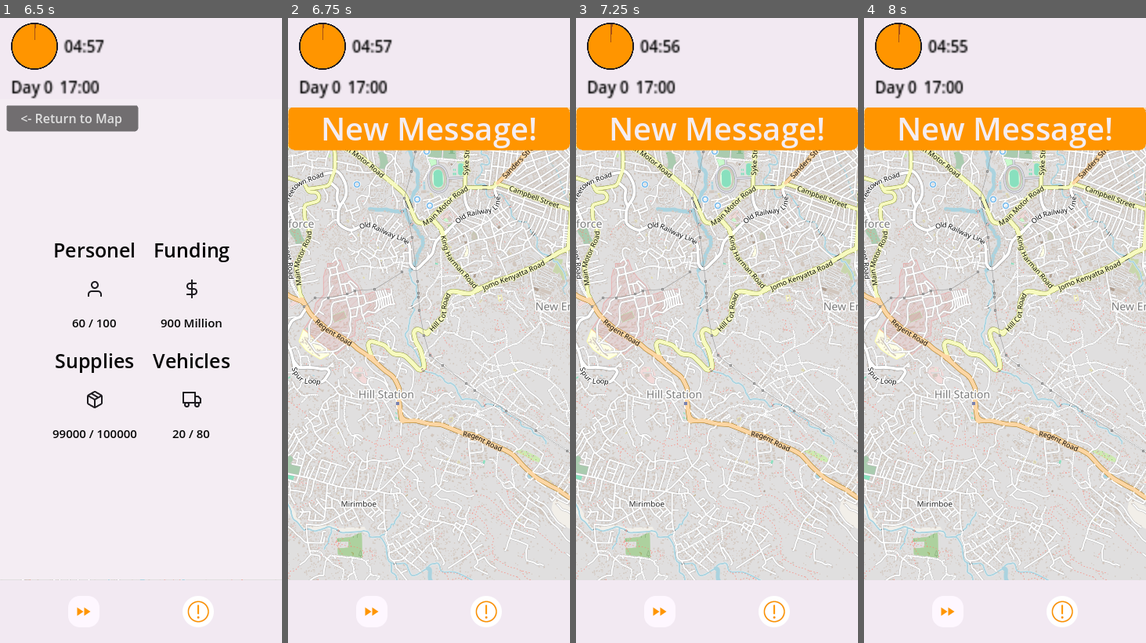
Above: before the commit, frames 1-4 (left to right).
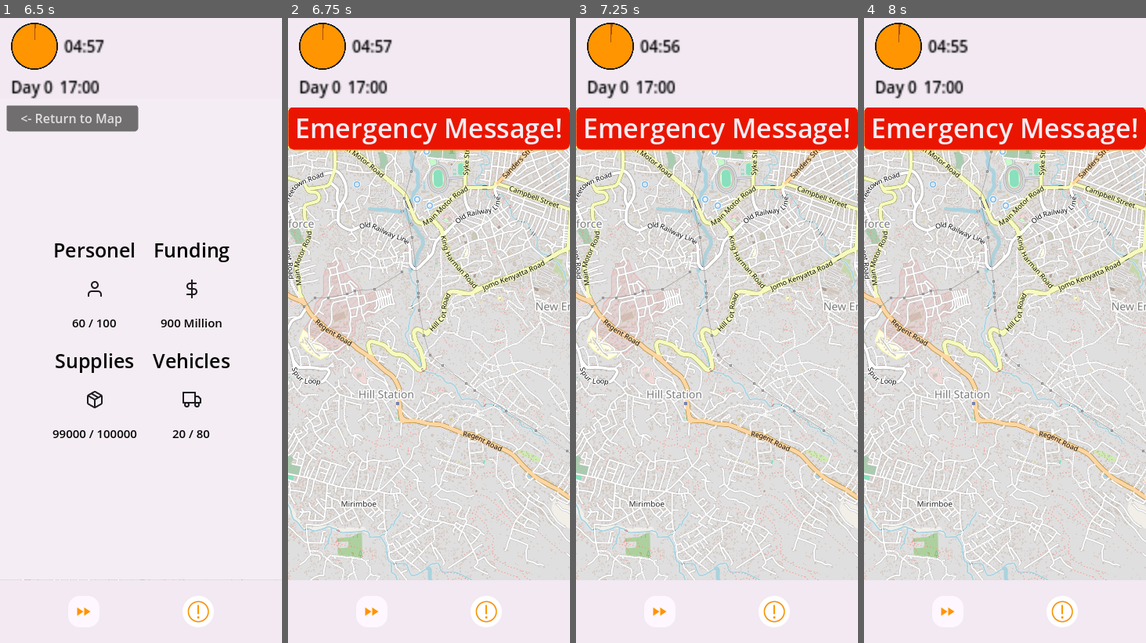
Above: after the commit, the same moments.

Repository: carabowes/Luscinia
Game: Godot game, scene res://main.tscn
Two runs of this game, one before a commit and one after it. Both use one fixed random seed, a clock stepped at 60 frames per second and the inputs below. The engine's default icon, where the game draws it, is replaced by a stand-in: a white triangle on a blue panel in a dark square.
Inputs (mouse positions are in pixels of both pictures, inside the frame that each line leads up to):
- Up to frame 1 (6.5 s): click "New Message!" at 0.5 s; click "Theres been an earthquake in …" at 1.25 s; click (84, 611) at 2 s; click "New Message!" at 2.75 s; click (84, 611) at 3.5 s; click (197, 611) at 4.25 s; click "Yes, we will send a full resp…" at 5 s; click "New Message!" (after the commit: "Emergency Message!") at 5.75 s
- Up to frame 2 (6.75 s): click "<- Return to Map" at 6.5 s
- Up to frame 3 (7.25 s): no input
- Up to frame 4 (8 s): tap Enter at 7.25 s; drag from (880, 30) to (1033, 193) at 7.27 s

Frame 1 is identical in both runs. In frame 2, 6.6% of the frame differs, in the area x 0-100%, y 14-22%; in frame 3, 6.6%; in frame 4, 6.6%.

Commit message:
Random Tasks System Completed. Ref #55
- Added new resources for random task messages and responses
- Added functionality in message_board_control.gd to show random tasks.
- Added a new color scheme for the random task alert button.

Notes: Random tasks can be added by adding to the array called random_task_data inside message_manager.

Diff:
--- a/luscinia/Nodes/task_data/message_earthquake.tres
+++ b/luscinia/Nodes/task_data/earthquake/message_earthquake.tres
@@ -3,8 +3,8 @@
 [ext_resource type="Script" path="res://Scripts/Resources/prerequisite.gd" id="1_rm0d1"]
 [ext_resource type="Script" path="res://Scripts/Resources/response.gd" id="2_ltmve"]
 [ext_resource type="Script" path="res://Scripts/Resources/message.gd" id="3_pyrkd"]
-[ext_resource type="Resource" uid="uid://bge6mxdj0wv7w" path="res://Nodes/task_data/earthquake_task_full.tres" id="3_x0wr0"]
-[ext_resource type="Resource" uid="uid://g2w6g2nhqskk" path="res://Nodes/task_data/earthquake_task_half.tres" id="4_sqv1u"]
+[ext_resource type="Resource" uid="uid://bge6mxdj0wv7w" path="res://Nodes/task_data/earthquake/earthquake_task_full.tres" id="3_x0wr0"]
+[ext_resource type="Resource" uid="uid://g2w6g2nhqskk" path="res://Nodes/task_data/earthquake/earthquake_task_half.tres" id="4_sqv1u"]
 [ext_resource type="Resource" uid="uid://ch08t6jpxmul4" path="res://Nodes/task_data/government.tres" id="6_iusj1"]
 
 [sub_resource type="Resource" id="Resource_sd1qi"]
--- a/luscinia/Nodes/task_data/message_contact.tres
+++ b/luscinia/Nodes/task_data/establish_contact/message_contact.tres
@@ -2,8 +2,8 @@
 
 [ext_resource type="Script" path="res://Scripts/Resources/prerequisite.gd" id="1_25c66"]
 [ext_resource type="Script" path="res://Scripts/Resources/response.gd" id="2_4b81d"]
-[ext_resource type="Resource" uid="uid://babufylhko70r" path="res://Nodes/task_data/establish_contact_full.tres" id="3_tym43"]
-[ext_resource type="Resource" uid="uid://qnhpmtjq4dwq" path="res://Nodes/task_data/establish_contact_half.tres" id="4_gk0pg"]
+[ext_resource type="Resource" uid="uid://babufylhko70r" path="res://Nodes/task_data/establish_contact/establish_contact_full.tres" id="3_tym43"]
+[ext_resource type="Resource" uid="uid://qnhpmtjq4dwq" path="res://Nodes/task_data/establish_contact/establish_contact_half.tres" id="4_gk0pg"]
 [ext_resource type="Script" path="res://Scripts/Resources/message.gd" id="5_fxqfx"]
 [ext_resource type="Script" path="res://Scripts/Resources/event_effect.gd" id="5_xlhqo"]
 [ext_resource type="Script" path="res://Scripts/Resources/task_data.gd" id="6_w0hgi"]
--- a/luscinia/Nodes/task_data/random_task_1.tres
+++ /dev/null
@@ -1,25 +0,0 @@
-[gd_resource type="Resource" script_class="TaskData" load_steps=4 format=3 uid="uid://bm3ouav22634k"]
-
-[ext_resource type="Script" path="res://Scripts/Resources/event_effect.gd" id="1_owwee"]
-[ext_resource type="Texture2D" uid="uid://chgb1pq7fpd4c" path="res://Sprites/UI/Truck.png" id="2_3vt1m"]
-[ext_resource type="Script" path="res://Scripts/Resources/task_data.gd" id="3_udmot"]
-
-[resource]
-script = ExtResource("3_udmot")
-task_id = -50
-name = "Earthquake Response Team"
-icon = ExtResource("2_3vt1m")
-start_location = Vector2(550, 400)
-end_location = Vector2(1000, 1000)
-resources_required = {
-"funds": 100,
-"people": 40,
-"supplies": 1000,
-"vehicles": 60
-}
-resources_gained = {
-"people": 40,
-"vehicles": 60
-}
-expected_completion_time = 8
-effects_of_random_events = Array[ExtResource("1_owwee")]([])
--- /dev/null
+++ b/luscinia/Nodes/task_data/random_tasks/contact_ver/rand_establish_contact_full.tres
@@ -0,0 +1,25 @@
+[gd_resource type="Resource" script_class="TaskData" load_steps=4 format=3 uid="uid://b7c850m0hujws"]
+
+[ext_resource type="Script" path="res://Scripts/Resources/event_effect.gd" id="1_vmqfr"]
+[ext_resource type="Texture2D" uid="uid://c863dc1kr3gcq" path="res://Sprites/UI/godotTaskIcon.png" id="2_45ayp"]
+[ext_resource type="Script" path="res://Scripts/Resources/task_data.gd" id="3_ojlq4"]
+
+[resource]
+script = ExtResource("3_ojlq4")
+task_id = 0
+name = "Establishing Contact with Villages"
+icon = ExtResource("2_45ayp")
+start_location = Vector2(800, 600)
+end_location = Vector2(1000, 400)
+resources_required = {
+"funds": 100,
+"people": 40,
+"supplies": 1000,
+"vehicles": 60
+}
+resources_gained = {
+"people": 40,
+"vehicles": 60
+}
+expected_completion_time = 8
+effects_of_random_events = Array[ExtResource("1_vmqfr")]([])
--- /dev/null
+++ b/luscinia/Nodes/task_data/random_tasks/contact_ver/rand_establish_contact_half.tres
@@ -0,0 +1,25 @@
+[gd_resource type="Resource" script_class="TaskData" load_steps=4 format=3 uid="uid://wue0s80lj0v6"]
+
+[ext_resource type="Script" path="res://Scripts/Resources/event_effect.gd" id="1_dtb32"]
+[ext_resource type="Texture2D" uid="uid://c863dc1kr3gcq" path="res://Sprites/UI/godotTaskIcon.png" id="2_xreco"]
+[ext_resource type="Script" path="res://Scripts/Resources/task_data.gd" id="3_rsmxs"]
+
+[resource]
+script = ExtResource("3_rsmxs")
+task_id = 2
+name = "Establishing Contact with Villages"
+icon = ExtResource("2_xreco")
+start_location = Vector2(1800, 1400)
+end_location = Vector2(1600, 1300)
+resources_required = {
+"funds": 25,
+"people": 10,
+"supplies": 250,
+"vehicles": 15
+}
+resources_gained = {
+"people": 10,
+"vehicles": 15
+}
+expected_completion_time = 16
+effects_of_random_events = Array[ExtResource("1_dtb32")]([])
--- /dev/null
+++ b/luscinia/Nodes/task_data/random_tasks/contact_ver/rand_message_contact.tres
@@ -0,0 +1,49 @@
+[gd_resource type="Resource" script_class="Message" load_steps=13 format=3 uid="uid://b1c14ke0e8om5"]
+
+[ext_resource type="Script" path="res://Scripts/Resources/prerequisite.gd" id="1_t37qc"]
+[ext_resource type="Script" path="res://Scripts/Resources/response.gd" id="2_q6ylw"]
+[ext_resource type="Resource" uid="uid://b7c850m0hujws" path="res://Nodes/task_data/random_tasks/contact_ver/rand_establish_contact_full.tres" id="3_nhlbg"]
+[ext_resource type="Resource" uid="uid://wue0s80lj0v6" path="res://Nodes/task_data/random_tasks/contact_ver/rand_establish_contact_half.tres" id="4_uaijw"]
+[ext_resource type="Script" path="res://Scripts/Resources/event_effect.gd" id="5_i7fxg"]
+[ext_resource type="Script" path="res://Scripts/Resources/task_data.gd" id="6_3kykk"]
+[ext_resource type="Script" path="res://Scripts/Resources/message.gd" id="7_cwd26"]
+[ext_resource type="Resource" uid="uid://ba5osymta3t6u" path="res://Nodes/task_data/emergencyline.tres" id="8_u3tfo"]
+
+[sub_resource type="Resource" id="Resource_1u5v2"]
+script = ExtResource("2_q6ylw")
+response_text = "okay"
+relationship_change = 0.0
+task = ExtResource("3_nhlbg")
+
+[sub_resource type="Resource" id="Resource_yyyp4"]
+script = ExtResource("2_q6ylw")
+response_text = "eeerm"
+relationship_change = 0.0
+task = ExtResource("4_uaijw")
+
+[sub_resource type="Resource" id="Resource_fyfam"]
+script = ExtResource("6_3kykk")
+task_id = 0
+name = ""
+start_location = Vector2(-1000, -1000)
+end_location = Vector2(-1000, -1000)
+resources_required = {}
+resources_gained = {}
+expected_completion_time = 0
+effects_of_random_events = Array[ExtResource("5_i7fxg")]([])
+
+[sub_resource type="Resource" id="Resource_xt23u"]
+script = ExtResource("2_q6ylw")
+response_text = "nah"
+relationship_change = 0.0
+task = SubResource("Resource_fyfam")
+
+[resource]
+script = ExtResource("7_cwd26")
+message = "test lets contact the pepo"
+responses = Array[ExtResource("2_q6ylw")]([SubResource("Resource_1u5v2"), SubResource("Resource_yyyp4"), SubResource("Resource_xt23u")])
+sender = ExtResource("8_u3tfo")
+prerequisites = Array[ExtResource("1_t37qc")]([])
+antirequisites = Array[ExtResource("1_t37qc")]([])
+turns_to_answer = 0
+is_repeatable = false
--- /dev/null
+++ b/luscinia/Nodes/task_data/random_tasks/earthquake ver/rand_earthquake_task_full.tres
@@ -0,0 +1,25 @@
+[gd_resource type="Resource" script_class="TaskData" load_steps=4 format=3 uid="uid://cgle5uiokvu4r"]
+
+[ext_resource type="Script" path="res://Scripts/Resources/event_effect.gd" id="1_1wtpg"]
+[ext_resource type="Texture2D" uid="uid://chgb1pq7fpd4c" path="res://Sprites/UI/Truck.png" id="2_480n2"]
+[ext_resource type="Script" path="res://Scripts/Resources/task_data.gd" id="3_pktr2"]
+
+[resource]
+script = ExtResource("3_pktr2")
+task_id = -50
+name = "Earthquake Response Team"
+icon = ExtResource("2_480n2")
+start_location = Vector2(800, 600)
+end_location = Vector2(1000, 1000)
+resources_required = {
+"funds": 100,
+"people": 40,
+"supplies": 1000,
+"vehicles": 60
+}
+resources_gained = {
+"people": 40,
+"vehicles": 60
+}
+expected_completion_time = 8
+effects_of_random_events = Array[ExtResource("1_1wtpg")]([])
--- /dev/null
+++ b/luscinia/Nodes/task_data/random_tasks/earthquake ver/rand_earthquake_task_half.tres
@@ -0,0 +1,25 @@
+[gd_resource type="Resource" script_class="TaskData" load_steps=4 format=3 uid="uid://co5c42hbbpbd4"]
+
+[ext_resource type="Script" path="res://Scripts/Resources/event_effect.gd" id="1_cgd6v"]
+[ext_resource type="Texture2D" uid="uid://chgb1pq7fpd4c" path="res://Sprites/UI/Truck.png" id="2_q8ffe"]
+[ext_resource type="Script" path="res://Scripts/Resources/task_data.gd" id="3_mqasb"]
+
+[resource]
+script = ExtResource("3_mqasb")
+task_id = 0
+name = "Small Earthquake Response"
+icon = ExtResource("2_q8ffe")
+start_location = Vector2(800, 600)
+end_location = Vector2(1000, 1000)
+resources_required = {
+"funds": 50,
+"people": 20,
+"supplies": 500,
+"vehicles": 30
+}
+resources_gained = {
+"people": 20,
+"vehicles": 30
+}
+expected_completion_time = 6
+effects_of_random_events = Array[ExtResource("1_cgd6v")]([])
--- /dev/null
+++ b/luscinia/Nodes/task_data/random_tasks/earthquake ver/rand_message_earthquake.tres
@@ -0,0 +1,30 @@
+[gd_resource type="Resource" script_class="Message" load_steps=9 format=3 uid="uid://lsw710x715mw"]
+
+[ext_resource type="Script" path="res://Scripts/Resources/prerequisite.gd" id="1_ijeum"]
+[ext_resource type="Script" path="res://Scripts/Resources/response.gd" id="2_xktb4"]
+[ext_resource type="Resource" uid="uid://cgle5uiokvu4r" path="res://Nodes/task_data/random_tasks/earthquake ver/rand_earthquake_task_full.tres" id="3_k6041"]
+[ext_resource type="Resource" uid="uid://co5c42hbbpbd4" path="res://Nodes/task_data/random_tasks/earthquake ver/rand_earthquake_task_half.tres" id="4_olejh"]
+[ext_resource type="Script" path="res://Scripts/Resources/message.gd" id="5_ae7fv"]
+[ext_resource type="Resource" uid="uid://ba5osymta3t6u" path="res://Nodes/task_data/emergencyline.tres" id="6_f3jfb"]
+
+[sub_resource type="Resource" id="Resource_sd1qi"]
+script = ExtResource("2_xktb4")
+response_text = "sure"
+relationship_change = 50.0
+task = ExtResource("3_k6041")
+
+[sub_resource type="Resource" id="Resource_esow4"]
+script = ExtResource("2_xktb4")
+response_text = "mayhaps"
+relationship_change = -50.0
+task = ExtResource("4_olejh")
+
+[resource]
+script = ExtResource("5_ae7fv")
+message = "test earthquake rand task 1"
+responses = Array[ExtResource("2_xktb4")]([SubResource("Resource_sd1qi"), SubResource("Resource_esow4")])
+sender = ExtResource("6_f3jfb")
+prerequisites = Array[ExtResource("1_ijeum")]([])
+antirequisites = Array[ExtResource("1_ijeum")]([])
+turns_to_answer = 0
+is_repeatable = false
--- a/luscinia/Nodes/task_data/testRanomTask.tres
+++ /dev/null
@@ -1,49 +0,0 @@
-[gd_resource type="Resource" script_class="Message" load_steps=13 format=3 uid="uid://bmkrahavp30eu"]
-
-[ext_resource type="Script" path="res://Scripts/Resources/prerequisite.gd" id="1_ygoo5"]
-[ext_resource type="Script" path="res://Scripts/Resources/response.gd" id="2_iuo4p"]
-[ext_resource type="Resource" uid="uid://babufylhko70r" path="res://Nodes/task_data/establish_contact_full.tres" id="3_27u3r"]
-[ext_resource type="Resource" uid="uid://qnhpmtjq4dwq" path="res://Nodes/task_data/establish_contact_half.tres" id="4_u3y14"]
-[ext_resource type="Script" path="res://Scripts/Resources/event_effect.gd" id="5_xpjhu"]
-[ext_resource type="Script" path="res://Scripts/Resources/task_data.gd" id="6_k50d3"]
-[ext_resource type="Script" path="res://Scripts/Resources/message.gd" id="7_qsp6q"]
-[ext_resource type="Resource" uid="uid://ba5osymta3t6u" path="res://Nodes/task_data/emergencyline.tres" id="8_5tpgg"]
-
-[sub_resource type="Resource" id="Resource_1u5v2"]
-script = ExtResource("2_iuo4p")
-response_text = "Great idea, we should priorities this."
-relationship_change = 0.0
-task = ExtResource("3_27u3r")
-
-[sub_resource type="Resource" id="Resource_yyyp4"]
-script = ExtResource("2_iuo4p")
-response_text = "It's not too important at the moment, we can still send a small team though."
-relationship_change = 0.0
-task = ExtResource("4_u3y14")
-
-[sub_resource type="Resource" id="Resource_fyfam"]
-script = ExtResource("6_k50d3")
-task_id = 0
-name = ""
-start_location = Vector2(-1000, -1000)
-end_location = Vector2(-1000, -1000)
-resources_required = {}
-resources_gained = {}
-expected_completion_time = 0
-effects_of_random_events = Array[ExtResource("5_xpjhu")]([])
-
-[sub_resource type="Resource" id="Resource_xt23u"]
-script = ExtResource("2_iuo4p")
-response_text = "No. We can't afford that at the moment."
-relationship_change = 0.0
-task = SubResource("Resource_fyfam")
-
-[resource]
-script = ExtResource("7_qsp6q")
-message = "This is a test random task"
-responses = Array[ExtResource("2_iuo4p")]([SubResource("Resource_1u5v2"), SubResource("Resource_yyyp4"), SubResource("Resource_xt23u")])
-sender = ExtResource("8_5tpgg")
-prerequisites = Array[ExtResource("1_ygoo5")]([])
-antirequisites = Array[ExtResource("1_ygoo5")]([])
-turns_to_answer = 0
-is_repeatable = false
--- a/luscinia/Scenes/task-assignment.tscn
+++ b/luscinia/Scenes/task-assignment.tscn
@@ -1,9 +1,10 @@
-[gd_scene load_steps=3 format=3 uid="uid://bnodjjjy3hdxo"]
+[gd_scene load_steps=4 format=3 uid="uid://bnodjjjy3hdxo"]
 
 [ext_resource type="Script" path="res://Scripts/task_message/message_manager.gd" id="1_oq8wo"]
 [ext_resource type="Theme" uid="uid://bau28uma7h4s8" path="res://Sprites/UI/themes/details_page_theme.tres" id="2_fxeco"]
+[ext_resource type="Theme" uid="uid://bonv4v700npuf" path="res://Sprites/UI/themes/details_page_theme_var2.tres" id="3_6ukax"]
 
-[node name="messenger" type="Control" node_paths=PackedStringArray("message_notif_button")]
+[node name="messenger" type="Control" node_paths=PackedStringArray("message_notif_button", "rand_notif_button")]
 layout_mode = 3
 anchors_preset = 15
 anchor_right = 1.0
@@ -13,8 +14,10 @@
 grow_vertical = 2
 script = ExtResource("1_oq8wo")
 message_notif_button = NodePath("Button")
+rand_notif_button = NodePath("Button2")
 
 [node name="Button" type="Button" parent="."]
+visible = false
 layout_mode = 1
 anchors_preset = -1
 anchor_right = 1.0
@@ -23,3 +26,14 @@
 theme = ExtResource("2_fxeco")
 theme_override_font_sizes/font_size = 40
 text = "New Message!"
+
+[node name="Button2" type="Button" parent="."]
+visible = false
+layout_mode = 1
+anchors_preset = -1
+anchor_right = 1.0
+anchor_bottom = 0.062
+offset_bottom = 51.528
+theme = ExtResource("3_6ukax")
+theme_override_font_sizes/font_size = 34
+text = "Emergency Message!"
--- a/luscinia/Scripts/task_message/message_board_control.gd
+++ b/luscinia/Scripts/task_message/message_board_control.gd
@@ -3,7 +3,6 @@
 
 @export var message_box : VBoxContainer
 @export var response_box : VBoxContainer
-@export var random_task_messages : Array[Message]
 var map : MapTasks # this bit is a bit janky
 var text_message_prefab = preload("res://Nodes/task_message_buttons/text_message.tscn")
 var response_button_prefab = preload("res://Nodes/task_message_buttons/text_response_button.tscn")
@@ -45,7 +44,6 @@
 	response_picked.emit()
 	clear_messages()
 
-
 func _set_sender_info(sender : Sender):
 	if sender == null:
 		%ContactProfile.self_modulate = Color.BLACK
--- a/luscinia/Scripts/task_message/message_list.gd
+++ b/luscinia/Scripts/task_message/message_list.gd
@@ -3,17 +3,21 @@
 @onready var message_manager = $"../../message_manager"
 @onready var container = $ColorRect/VBoxContainer
 @export var message_shortened : Array[String]
-@export var message_amt: int = 0
 
 func add_message():
 	var message_instance = load("res://Nodes/task_message_buttons/button.tscn").instantiate()
 	message_instance.text = add_text_from_task_data()
 	container.add_child(message_instance)
 	container.move_child(message_instance, 0)
-	message_amt += 1
 
 func add_text_from_task_data():
-	var text = message_manager.message_data[message_amt].message
-	text = text.erase(40,1000)
-	text = text + "..."
-	return text
+	if(message_manager.send_rand):
+		var text = message_manager.random_task_data[message_manager.current_rand].message
+		text = text.erase(40,1000)
+		text = text + "..."
+		return text
+	else:
+		var text = message_manager.message_data[message_manager.current_message].message
+		text = text.erase(40,1000)
+		text = text + "..."
+		return text
--- a/luscinia/Scripts/task_message/message_manager.gd
+++ b/luscinia/Scripts/task_message/message_manager.gd
@@ -2,25 +2,38 @@
 
 @export_group("Messages")
 @export var message_data : Array[Message]
+@export var random_task_data : Array[Message]
 
 @export_group("UI Elements")
 @export var message_board : MessageBoard
 @onready var message_list = $"../pages/text_message_list"
 @export var message_notif_button : Button
+@export var rand_notif_button : Button
 @export var map_tasks : MapTasks
 
 var message_sent_this_turn = false
 
-var current_message = 0
+@export var current_message = 0
+@export var current_rand = 0
+@export var send_rand : bool = false
 
 func _ready() -> void:
+	randomize()
 	message_notif_button.pressed.connect(_on_alert_pressed)
+	rand_notif_button.pressed.connect(_on_alert_pressed)
 	message_notif_button.visible = true
 	message_board.map = map_tasks
 	message_board.response_picked.connect(func(): message_board.visible = false)
+	message_board.response_picked.connect(func(): random_chance())
 	GlobalTimer.turn_progressed.connect(func(time : int): message_sent_this_turn = false)
 
 func _on_alert_pressed() -> void:
+	if(!send_rand):
+		_main_messages()
+	else:
+		_rand_messages()
+
+func _main_messages():
 	message_list.visible = true
 	message_board.visible = true
 	print(message_data)
@@ -29,8 +42,30 @@
 	current_message += 1
 	message_sent_this_turn = true
 
+func _rand_messages():
+	message_list.visible = true
+	message_board.visible = true
+	print(random_task_data)
+	message_list.add_message()
+	message_board.add_message(random_task_data[current_rand])
+	current_rand += 1
+
+func random_chance():
+	if(send_rand):
+		send_rand = false
+	else:
+		print("response detected")
+		var probability : int = 2 #1/x chance
+		if(randi() % probability) == (probability - 1):
+			print("random task rolled true")
+			send_rand = true
+
 func _process(delta: float) -> void:
 	if message_data.size() == current_message or message_sent_this_turn:
 		message_notif_button.visible = false
 	else:
 		message_notif_button.visible = true
+	if random_task_data.size() == current_rand or !send_rand:
+		rand_notif_button.visible = false
+	else:
+		rand_notif_button.visible = true
--- /dev/null
+++ b/luscinia/Sprites/UI/themes/details_page_theme_var2.tres
@@ -0,0 +1,29 @@
+[gd_resource type="Theme" load_steps=3 format=3 uid="uid://bonv4v700npuf"]
+
+[ext_resource type="StyleBox" uid="uid://64k8fyqaprg0" path="res://Sprites/UI/themes/red_buttons.tres" id="1_khqvk"]
+
+[sub_resource type="StyleBoxFlat" id="StyleBoxFlat_7owwg"]
+content_margin_left = 0.0
+content_margin_top = 0.0
+content_margin_right = 0.0
+content_margin_bottom = 0.0
+bg_color = Color(0.1, 0.1, 0.1, 0.6)
+corner_radius_top_left = 3
+corner_radius_top_right = 3
+corner_radius_bottom_right = 3
+corner_radius_bottom_left = 3
+corner_detail = 5
+
+[resource]
+Button/colors/font_color = Color(0.956863, 0.929412, 0.952941, 1)
+Button/colors/font_focus_color = Color(0.956863, 0.929412, 0.952941, 1)
+Button/colors/font_hover_color = Color(0.956863, 0.929412, 0.952941, 1)
+Button/colors/font_hover_pressed_color = Color(0.956863, 0.929412, 0.952941, 1)
+Button/colors/font_pressed_color = Color(0.956863, 0.929412, 0.952941, 1)
+Button/styles/disabled = ExtResource("1_khqvk")
+Button/styles/focus = ExtResource("1_khqvk")
+Button/styles/hover = ExtResource("1_khqvk")
+Button/styles/normal = ExtResource("1_khqvk")
+Button/styles/pressed = ExtResource("1_khqvk")
+Label/colors/font_color = Color(1, 0.584314, 0, 1)
+Panel/styles/panel = SubResource("StyleBoxFlat_7owwg")
--- /dev/null
+++ b/luscinia/Sprites/UI/themes/red_buttons.tres
@@ -0,0 +1,8 @@
+[gd_resource type="StyleBoxFlat" format=3 uid="uid://64k8fyqaprg0"]
+
+[resource]
+bg_color = Color(0.916146, 0.0829699, 0, 1)
+corner_radius_top_left = 8
+corner_radius_top_right = 8
+corner_radius_bottom_right = 8
+corner_radius_bottom_left = 8
--- a/luscinia/main.tscn
+++ b/luscinia/main.tscn
@@ -6,10 +6,12 @@
 [ext_resource type="PackedScene" uid="uid://da0l1xitf07a2" path="res://Scenes/resource_page.tscn" id="4_vi8yg"]
 [ext_resource type="PackedScene" uid="uid://c70krmks36rto" path="res://Scenes/task_details.tscn" id="5_0qr7n"]
 [ext_resource type="PackedScene" uid="uid://cxv5svgbwbyqo" path="res://Scenes/navbar.tscn" id="5_5vcs1"]
-[ext_resource type="Resource" uid="uid://6i0nc5dgh3ql" path="res://Nodes/task_data/message_earthquake.tres" id="5_yj18d"]
+[ext_resource type="Resource" uid="uid://6i0nc5dgh3ql" path="res://Nodes/task_data/earthquake/message_earthquake.tres" id="5_yj18d"]
 [ext_resource type="PackedScene" uid="uid://dfl5n2ga1ulqv" path="res://Nodes/task_message_buttons/messenger_screen.tscn" id="6_877e8"]
-[ext_resource type="Resource" uid="uid://cxwgponxxk2pf" path="res://Nodes/task_data/message_contact.tres" id="6_ntma7"]
+[ext_resource type="Resource" uid="uid://lsw710x715mw" path="res://Nodes/task_data/random_tasks/earthquake ver/rand_message_earthquake.tres" id="6_b716w"]
+[ext_resource type="Resource" uid="uid://cxwgponxxk2pf" path="res://Nodes/task_data/establish_contact/message_contact.tres" id="6_ntma7"]
 [ext_resource type="PackedScene" uid="uid://bnodjjjy3hdxo" path="res://Scenes/task-assignment.tscn" id="7_g8mic"]
+[ext_resource type="Resource" uid="uid://b1c14ke0e8om5" path="res://Nodes/task_data/random_tasks/contact_ver/rand_message_contact.tres" id="7_slelw"]
 [ext_resource type="Script" path="res://Scripts/task_message/message_list.gd" id="11_ir8ox"]
 
 [sub_resource type="StyleBoxFlat" id="StyleBoxFlat_gfh5b"]
@@ -33,6 +35,7 @@
 offset_top = 117.0
 offset_bottom = -635.0
 message_data = Array[ExtResource("3_h4e53")]([ExtResource("5_yj18d"), ExtResource("6_ntma7")])
+random_task_data = Array[ExtResource("3_h4e53")]([ExtResource("6_b716w"), ExtResource("7_slelw")])
 message_board = NodePath("../pages/message_page")
 map_tasks = NodePath("../map")
 
Renamed: luscinia/Nodes/task_data/earthquake_task_full.tres -> luscinia/Nodes/task_data/earthquake/earthquake_task_full.tres
Renamed: luscinia/Nodes/task_data/earthquake_task_half.tres -> luscinia/Nodes/task_data/earthquake/earthquake_task_half.tres
Renamed: luscinia/Nodes/task_data/establish_contact_full.tres -> luscinia/Nodes/task_data/establish_contact/establish_contact_full.tres
Renamed: luscinia/Nodes/task_data/establish_contact_half.tres -> luscinia/Nodes/task_data/establish_contact/establish_contact_half.tres
Not shown: 1 places in luscinia/main.tscn that only renumber resources
